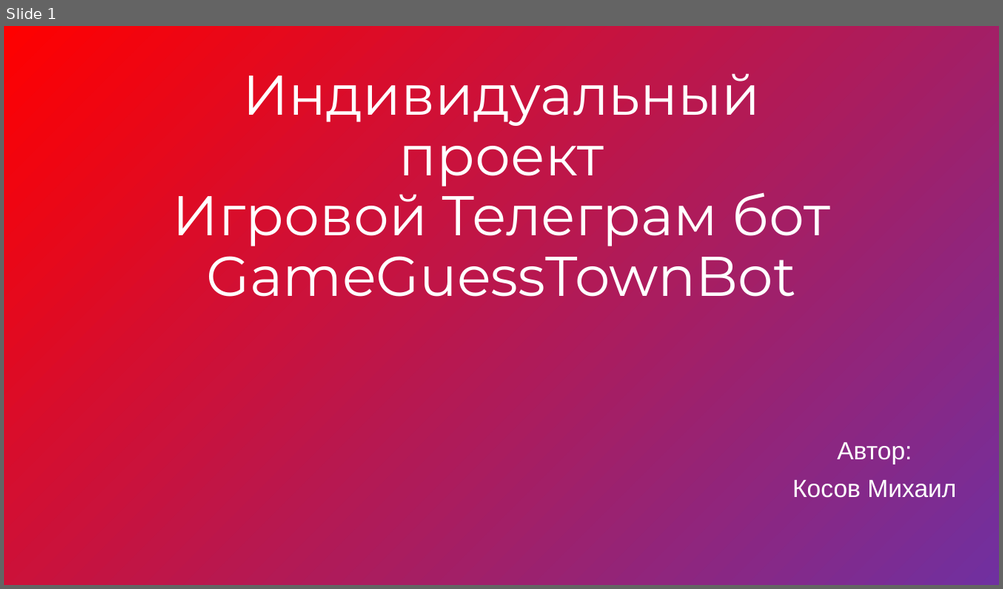
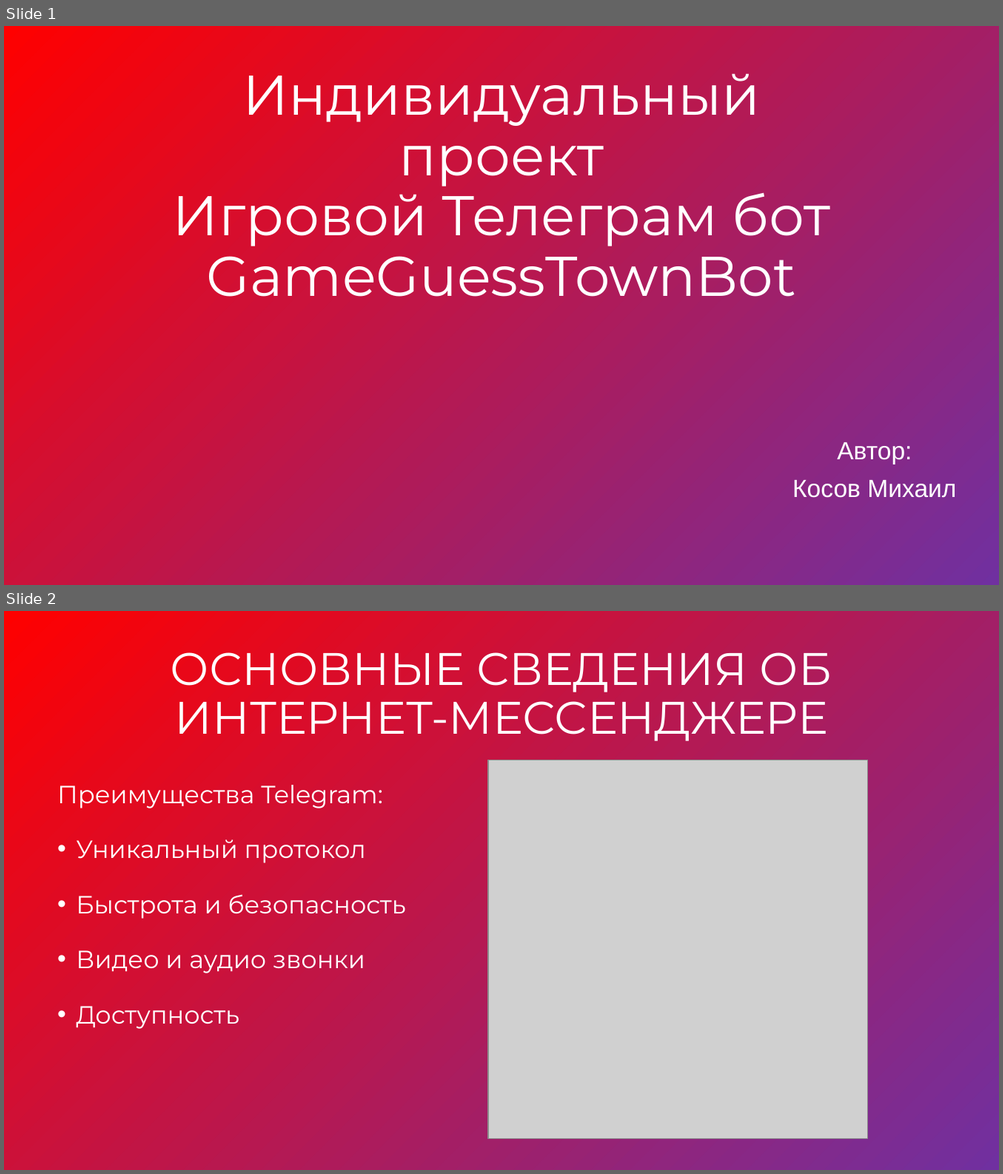
Before and after one commit to TaH4ukHero/IndividualProject, a slide deck: Abt Project/Преза инвид проект.pptx. Shown one above the other, each under a label of ours: slide 1 before the commit, slides 1 and 2 after it. The pictures are 1003x589 and 1003x1174 pixels, drawn with LibreOffice and Linux fonts; fonts in the diff are those of the drawing; grey boxes stand for pictures. Boxes give left, top, right and bottom in pixels: in the first picture for what was removed or moved away, otherwise in the second. Text is boxed around its words. In the diff, an @@ line names an element or a change of style, - is before the commit and + after.

```diff
--- a/Abt Project/Преза инвид проект.pptx
+++ b/Abt Project/Преза инвид проект.pptx
@@ slide 2 added at (4,611,999,1170), background gradient #FF0000 to #7030A0 @@
@@ title added at (170,652,831,741), 44 pt, text #FFFFFF @@
+ОСНОВНЫЕ СВЕДЕНИЯ ОБ ИНТЕРНЕТ-МЕССЕНДЖЕРЕ
@@ picture added at (488,760,868,1139) @@
@@ text added at (57,785,406,1029), 24 pt, text #FFFFFF @@
+Преимущества Telegram:
+• Уникальный протокол
+• Быстрота и безопасность
+• Видео и аудио звонки
+• Доступность
```
Also in this commit, not shown: 4 other slides added, 4 slides removed, 4 other files.
